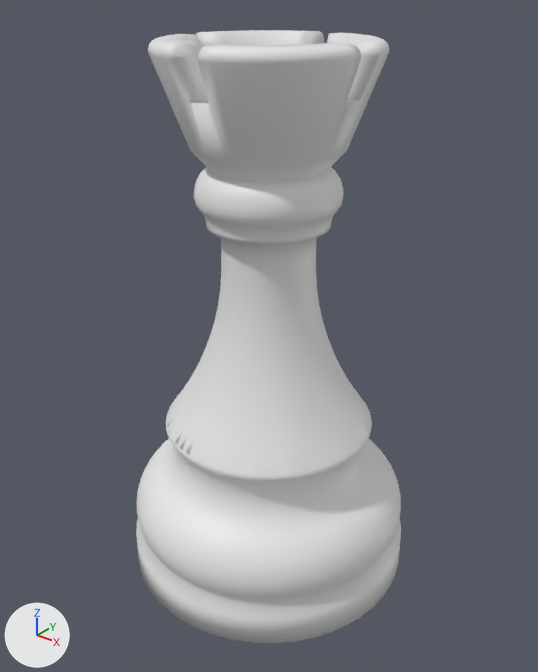
A saved change to the OBJ model assets/models/staunton/rook.obj.
One viewpoint serves both versions: a 50 mm lens placed at (0.922, -1.152, 1.285), pointed at (0.005, -0.006, 0.574). The axes (+X, +Y, +Z) are drawn at lower left. The lights are the same throughout. The older version comes first. Where no turn or scale is listed for an object, it has been applied to the vertices.

Names of what the first picture shows: 'rook'.
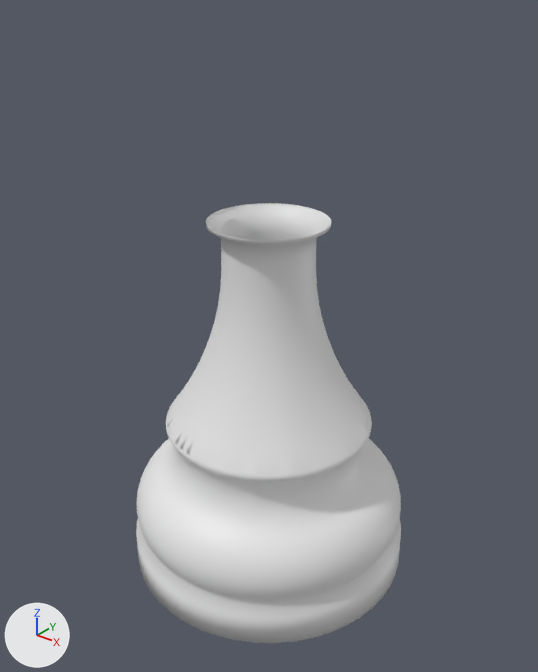
Changed parts and their boxes [x1, y1, x2, y2] in the pictures (538 x 672 px):
```json
{"object": "rook", "change": "reshaped", "before": [136, 30, 401, 643], "after": [136, 203, 401, 643], "on screen": "28% shorter"}
{"part": 1, "of": "me_rook", "change": "deleted", "before": [148, 30, 389, 241]}
```

Scene script edits in JSON lines:
```json
{"block": "me_rook", "where": "# used by ob_rook; location = (0.0, 0.0, 0.0)"}
{"op": "remove", "block": "me_rook", "code": "me_rook.from_pydata(...)  # 5118 vertices, 10232 faces; spans x -0.325..0.325, y -0.325..0.325, z 0.0..1.18"}
{"op": "add", "block": "me_rook", "code": "me_rook.from_pydata(...)  # 3049 vertices, 6047 faces; spans x -0.325..0.325, y -0.325..0.325, z 0.0..0.833"}
{"block": "me_rook", "change": "me_rook part 1: 2069 vertices removed from x -0.219..0.219, y -0.219..0.219, z 0.84..1.18"}
```
